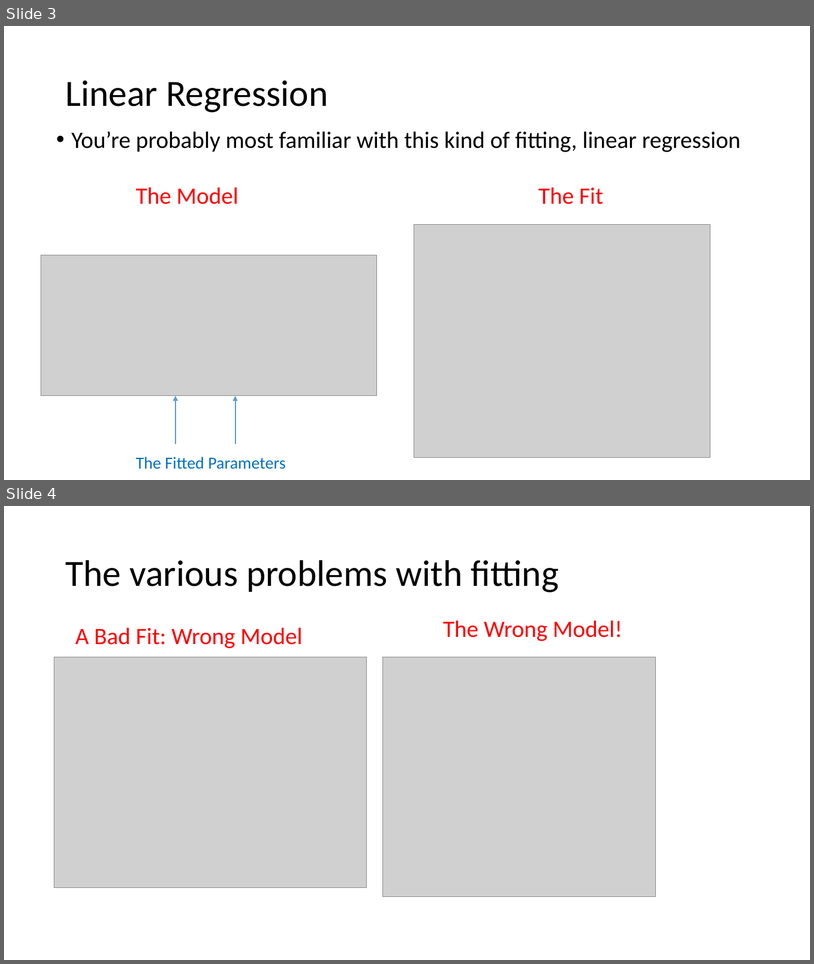
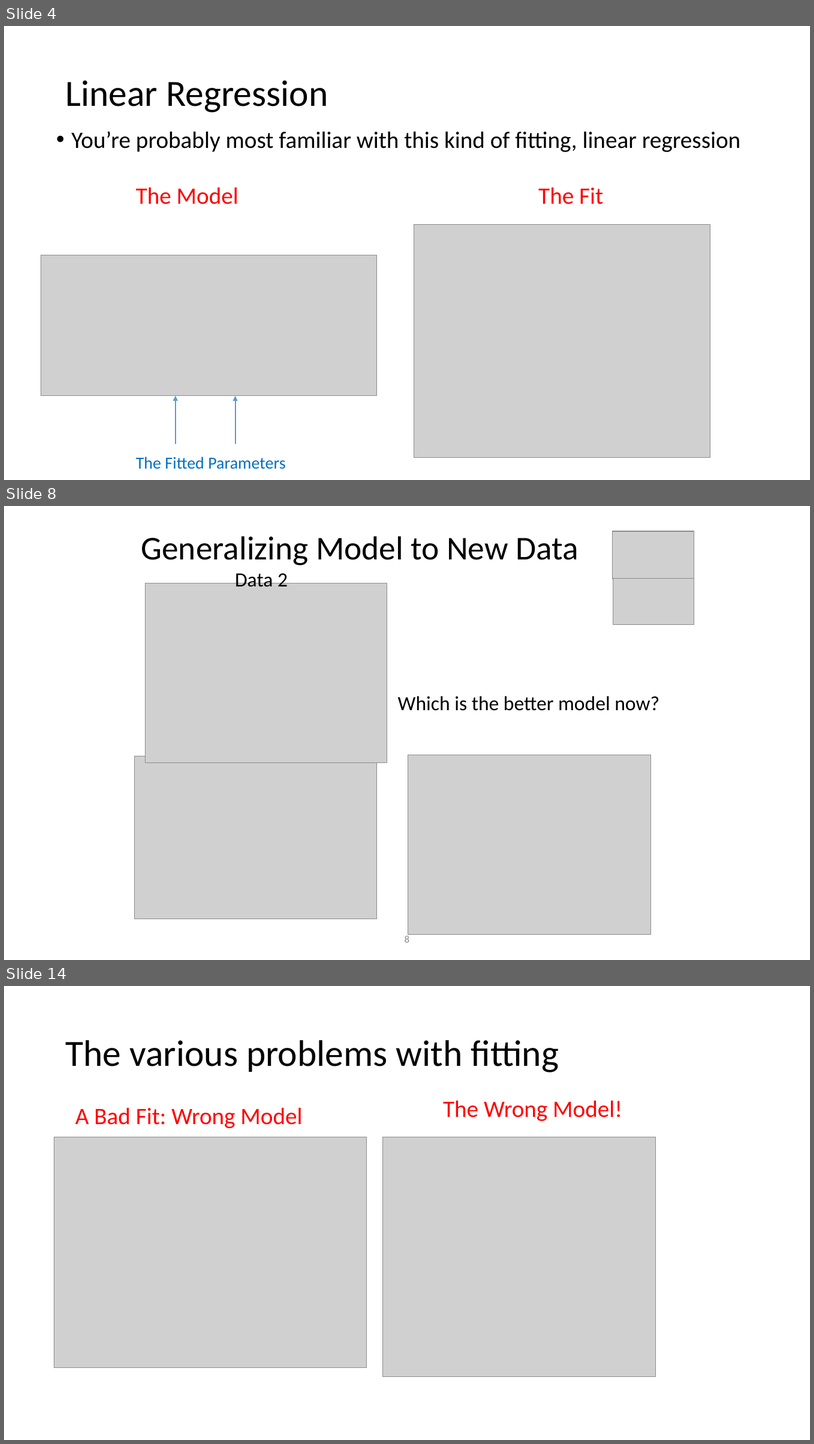
Before and after one commit to ModelEngineering/advancing-biomedical-models, a slide deck: Lectures/Lecture_7_Model_Fitting.pptx. Shown one above the other, each under a label of ours: slides 3 and 4 before the commit, slides 4, 8 and 14 after it; the slides between them are not shown. The pictures are 814x964 and 814x1444 pixels, drawn with LibreOffice and Linux fonts; fonts in the diff are those of the drawing; grey boxes stand for pictures. Boxes give left, top, right and bottom in pixels: in the first picture for what was removed or moved away, otherwise in the second. Text is boxed around its words. In the diff, an @@ line names an element or a change of style, - is before the commit and + after.

```diff
--- a/Lectures/Lecture_7_Model_Fitting.pptx
+++ b/Lectures/Lecture_7_Model_Fitting.pptx
@@ slide 8 added at (4,506,810,960), background #FFFFFF @@
@@ title added at (141,536,579,565), 39.6 pt, text #000000 @@
+Generalizing Model to New Data
@@ picture added at (613,531,695,579) @@
@@ text added at (235,570,288,587), 24 pt, text #000000 @@
+Data 2
@@ picture added at (145,583,387,762) @@
@@ picture added at (614,578,695,625) @@
@@ text added at (398,696,660,711), 24 pt, text #000000 @@
+Which is the better model now?
@@ picture added at (135,756,377,919) @@
@@ picture added at (408,754,651,935) @@
@@ page number added at (405,935,410,942), 12 pt, text #8C8C8C @@
+8
@@ what was slide 3 is now slide 4 @@
@@ what was slide 4 is now slide 14 @@
```
Also in this commit, not shown: 1 slide changed, 10 other slides added, 1 slide removed, 1 other file.
